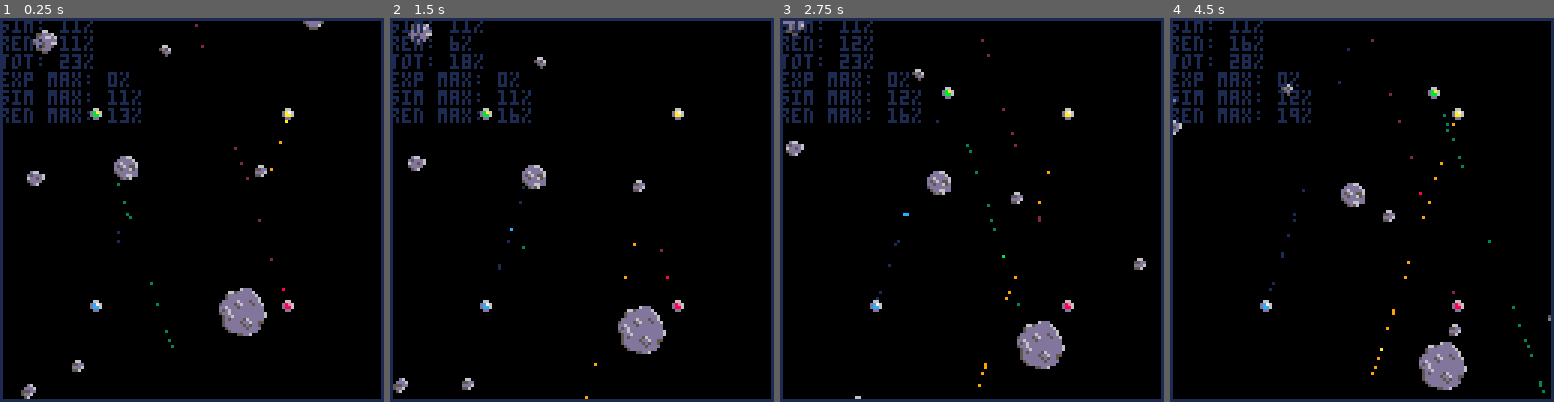
Above: before the commit, frames 1-4 (left to right).
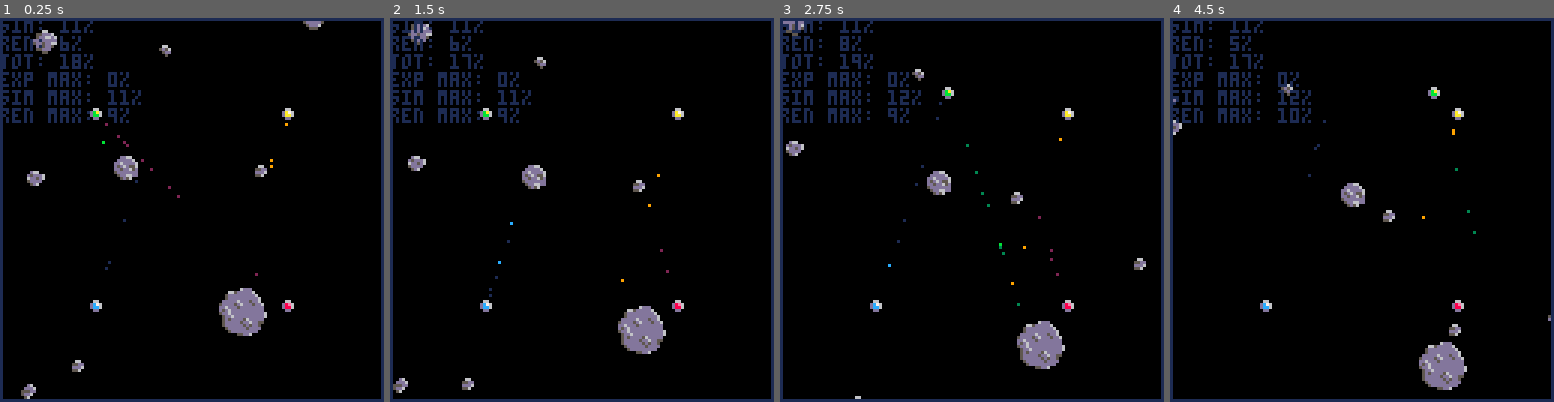
Above: after the commit, the same moments.

Repository: Ramito/PICO-8-Projects
Game: PICO-8 cartridge laserduel.p8
Two runs of this game, one before a commit and one after it. Both use one fixed random seed, a clock stepped at 60 frames per second and the inputs below.
Inputs:
- Up to frame 1 (0.25 s): no input
- Up to frame 2 (1.5 s): tap X (X key) at 0.33, 1.07 s; tap O (Z key) at 0.7 s
- Up to frame 3 (2.75 s): hold Right 1.6-2.1 s; tap O (Z key) at 1.7, 2.1, 2.5 s; tap X (X key) at 1.85 s; hold Up 2.15-2.42 s; hold Right from 2.47 s (still down)
- Up to frame 4 (4.5 s): tap O (Z key) every 0.4 s from 2.9 to 4.1 s; tap X (X key) at 2.97, 4.08 s; release Right at 3.03 s; hold Left 3.08-3.58 s; hold Down 3.63-3.97 s; hold Right from 4.02 s (still down)

The runs differ from the first frame. In frame 1, 0.6% of the frame differs, in the area x 15-75%, y 1-86%; in frame 2, 0.3%; in frame 3, 0.6%, in the area x 15-74%, y 4-97%; in frame 4, 0.6%.

Commit message:
More optimizations

Diff:
--- a/laserduel.p8
+++ b/laserduel.p8
@@ -109,7 +109,7 @@
 emax=0
 
 function on_ufo_hit(ufo,hit)
-	local kill_prob=0.2*hit.hit_angle*hit.hit_angle
+	local kill_prob=0.2*hit.angle*hit.angle
 	if (kill_prob<(rnd(0.5)+rnd(0.5))) return
 	despawn_ufo(ufo.index)
 	--note we pass ufo position. could cause issues if explosions moved
@@ -127,7 +127,7 @@
 end
 
 function on_asteroid_hit(ast,hit)
-	local kill_prob=0.06*hit.hit_angle*hit.hit_angle
+	local kill_prob=0.06*hit.angle*hit.angle
 	if (kill_prob<(rnd(0.5)+rnd(0.5))) return
 	del(asteroids,ast)
 end
@@ -420,6 +420,9 @@
 	ort=function(a)
 			return make_vec2(a.y,-a.x)
 		end,
+	ort_dot=function(a,b)
+			return a.y*b.x-a.x*b.y
+		end,
 	normalize=function(a)
 			local norm=sqrt(a:dot(a))
 			a:scale(1/norm)
@@ -556,34 +559,42 @@
 	end
 end
 
-function compute_hit(laser,ufo)
-	local ld=arg_vec2(laser.aim)
+function compute_hit(laser,col)
+	local hit=laser.hit
+	local ld=get_cached_vec2(1)
+	ld:set_arg(laser.aim)
 	local lp=ufos[laser.index].pos
-	local tocenter=ufo.pos-lp
+	local tocenter=get_cached_vec2(2)
+	tocenter:set(col.pos):sub(lp)
 	local dist=ld:dot(tocenter)
 	if (dist<0) return
-	local h=abs(ld:ort():dot(tocenter))
-	local r = ufo.attributes.radius
+	local h=abs(ld:ort_dot(tocenter))
+	local r = col.attributes.radius
 	if (h>r) return
 	local w=sqrt(r*r-h*h)
 	local hit_dist=dist-w
-	if (laser.hit and (laser.hit.distance<hit_dist)) return
-	local hit_point=lp+ld:scaled(hit_dist)
-	local hit_normal=hit_point-ufo.pos
-
-	local normal=hit_normal:normalized()
-	local hit={
-			distance=hit_dist,
-			point=hit_point,
-			normal=normal,
-			hit_object=ufo,
-			hit_angle=-normal:dot(ld)
-		}
-	laser.hit=hit
+	if (hit.object and (hit.distance<hit_dist)) return
+	hit.distance=hit_dist
+	hit.point:set(ld):scale(hit_dist):add(lp)
+	hit.normal:set(hit.point):sub(col.pos):normalize()
+	hit.object=col
+	hit.angle=-hit.normal:dot(ld)
+end
+
+function make_hit(laser)
+	laser.hit={
+		distance=0,
+		point=make_vec2(0,0),
+		normal=make_vec2(0,0),
+		object=nil,
+		angle=0
+	}
+	return laser.hit
 end
 
 function update_laser_hit(laser)
-	laser.hit=nil
+	local hit=laser.hit or make_hit(laser)
+	hit.object=nil
 	for k,ufo in pairs(live_ufos) do
 		if ufo.index!=laser.index then
 			compute_hit(laser,ufo)
@@ -593,9 +604,7 @@
 		compute_hit(laser,asteroids[i])
 	end
 	if (not laser.trigger) return
-	local hit=laser.hit
-	if (not hit) return
-	local hit_object=hit.hit_object
+	local hit_object=hit.object
 	if (not hit_object or not hit_object.on_hit) return
 	hit_object:on_hit(hit)
 end
@@ -608,7 +617,8 @@
 	 	local vel=hit.normal:scaled(0.225+rnd(0.225))
 	 	local offset=arg_vec2(rnd(2))
 	 	offset:scale(rnd(0.2))
-	 	make_particle(hit.point,vel+offset,index,c,rnd(300))
+	 	local partpos=make_vec2():set(hit.point)
+	 	make_particle(partpos,vel+offset,index,c,rnd(300))
 	 end
 end
 
